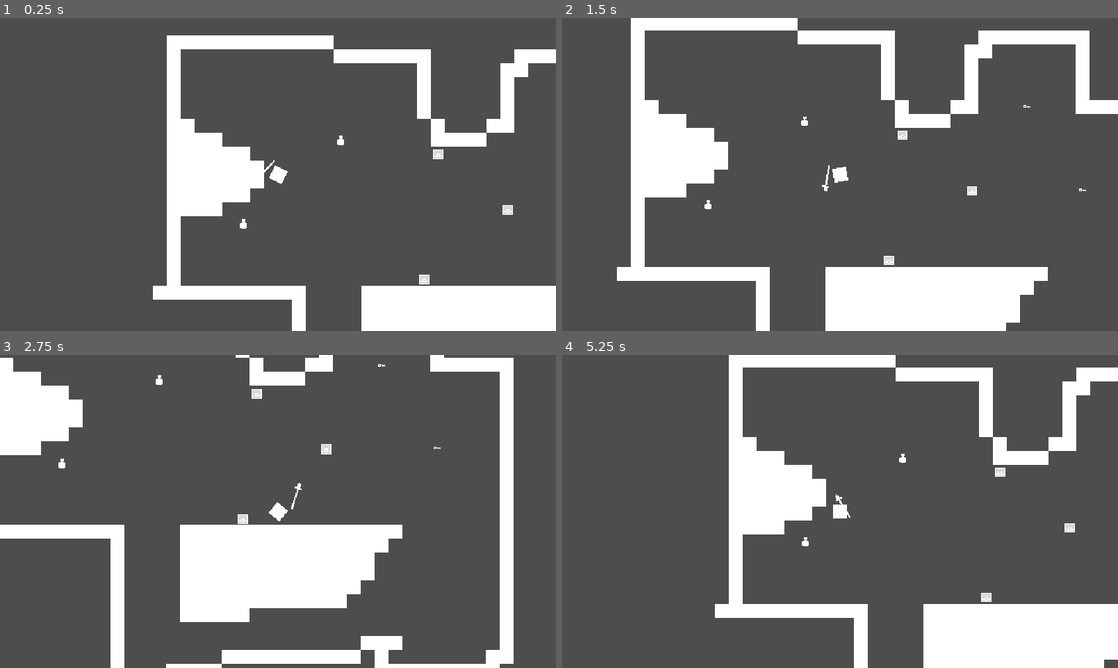
Above: before the commit, frames 1-4 (two rows, left to right).
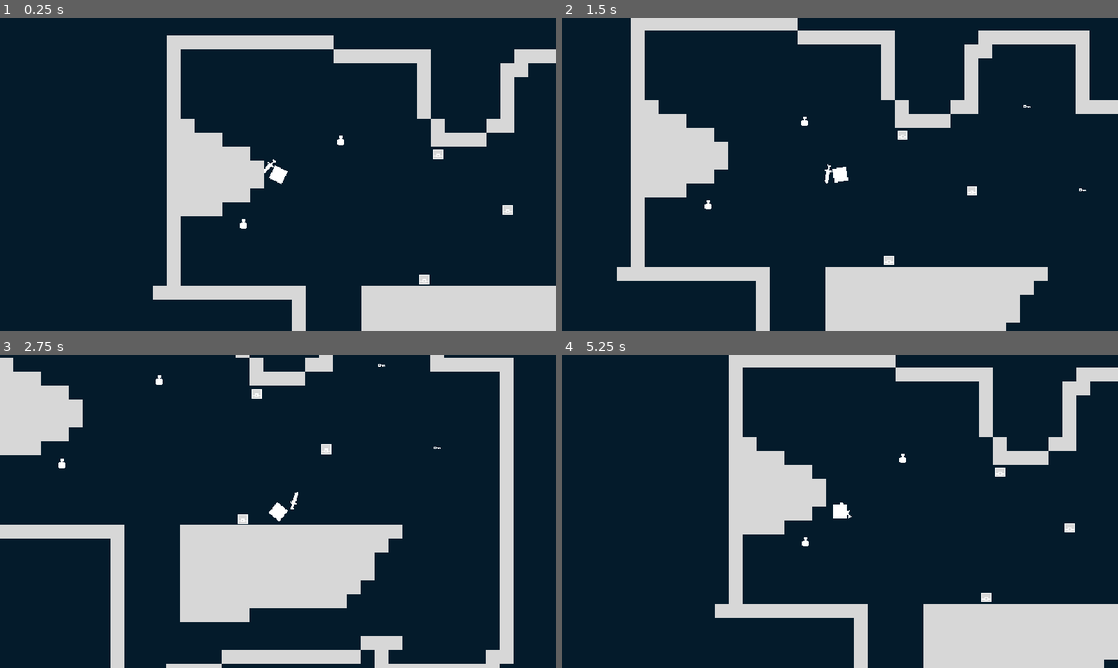
Above: after the commit, the same moments.

Repository: zMenta/Cubesh
Game: Godot game, scene res://main/main.tscn
Same seed, same stepped clock (60 frames per second), same inputs: the game is played once before the commit and once after it.
Inputs (mouse positions are in pixels of both pictures, inside the frame that each line leads up to):
- Up to frame 1 (0.25 s): no input
- Up to frame 2 (1.5 s): tap Enter at 0.5 s; move the mouse to (962, 158) at 0.52 s; hold D (right) 0.53-1.28 s; click (962, 158) at 0.6 s; move the mouse to (728, 190) at 1.27 s; hold S (down) from 1.28 s (still down); click (728, 190) at 1.35 s
- Up to frame 3 (2.75 s): move the mouse to (333, 442) at 2.02 s; release S (down) at 2.03 s; hold D (right) from 2.03 s (still down); click (333, 442) at 2.1 s
- Up to frame 4 (5.25 s): move the mouse to (812, 574) at 2.77 s; release D (right) at 2.78 s; hold W (up) 2.78-3.53 s; click (812, 574) at 2.85 s; move the mouse to (1006, 558) at 3.52 s; hold A (left) 3.53-5.03 s; click (1006, 558) at 3.6 s; move the mouse to (673, 464) at 4.27 s; click (673, 464) at 4.35 s; move the mouse to (867, 511) at 5.02 s; hold S (down) from 5.03 s (still down); click (867, 511) at 5.1 s

The runs differ from the first frame. In frame 1, 100% of the frame differs, in the area x 0-100%, y 0-100%; in frame 2, 100%; in frame 3, 100%; in frame 4, 100%.

Commit message:
tilemap z_index and background color adjust

Diff:
--- a/maps/tile_set.tres
+++ b/maps/tile_set.tres
@@ -5,6 +5,8 @@
 [sub_resource type="TileSetAtlasSource" id="TileSetAtlasSource_4je8h"]
 texture = ExtResource("1_8ok2m")
 0:0/0 = 0
+0:0/0/modulate = Color(0.843137, 0.843137, 0.843137, 1)
+0:0/0/z_index = 10
 0:0/0/physics_layer_0/linear_velocity = Vector2(0, 0)
 0:0/0/physics_layer_0/angular_velocity = 0.0
 0:0/0/physics_layer_0/polygon_0/points = PackedVector2Array(-8, -8, 8, -8, 8, 8, -8, 8)
--- a/project.godot
+++ b/project.godot
@@ -62,3 +62,7 @@
 2d_physics/layer_2="creatures"
 2d_physics/layer_3="walls"
 2d_physics/layer_4="weapons"
+
+[rendering]
+
+environment/defaults/default_clear_color=Color(0.0156863, 0.105882, 0.168627, 1)
Not shown: 1 places in player/player.tscn that only renumber resources
